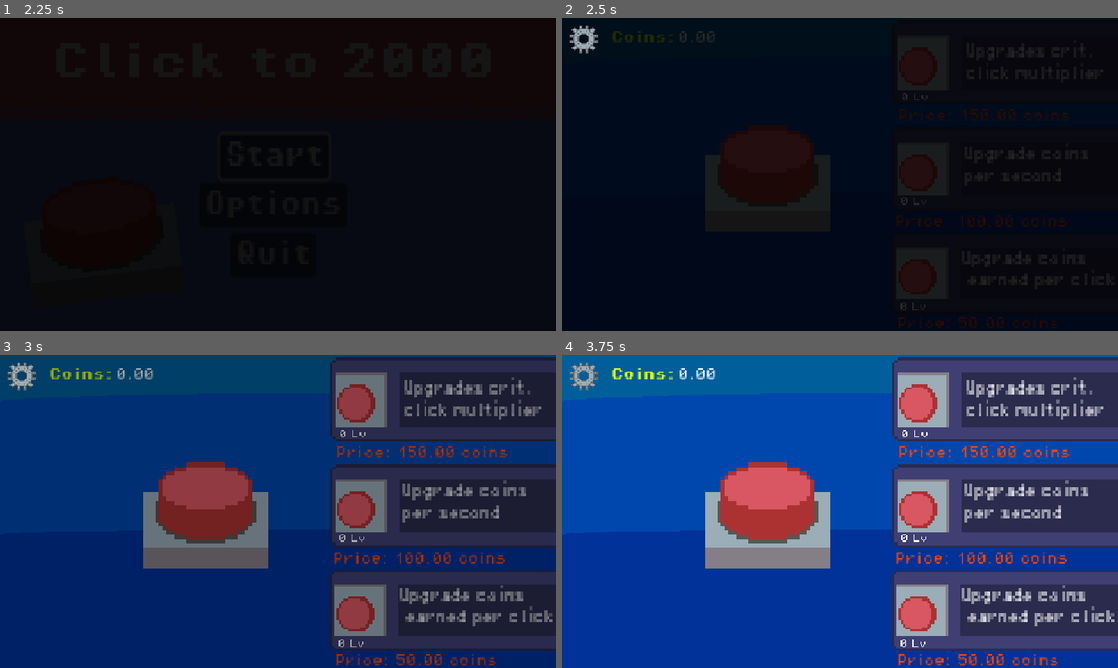
Above: before the commit, frames 1-4 (two rows, left to right).
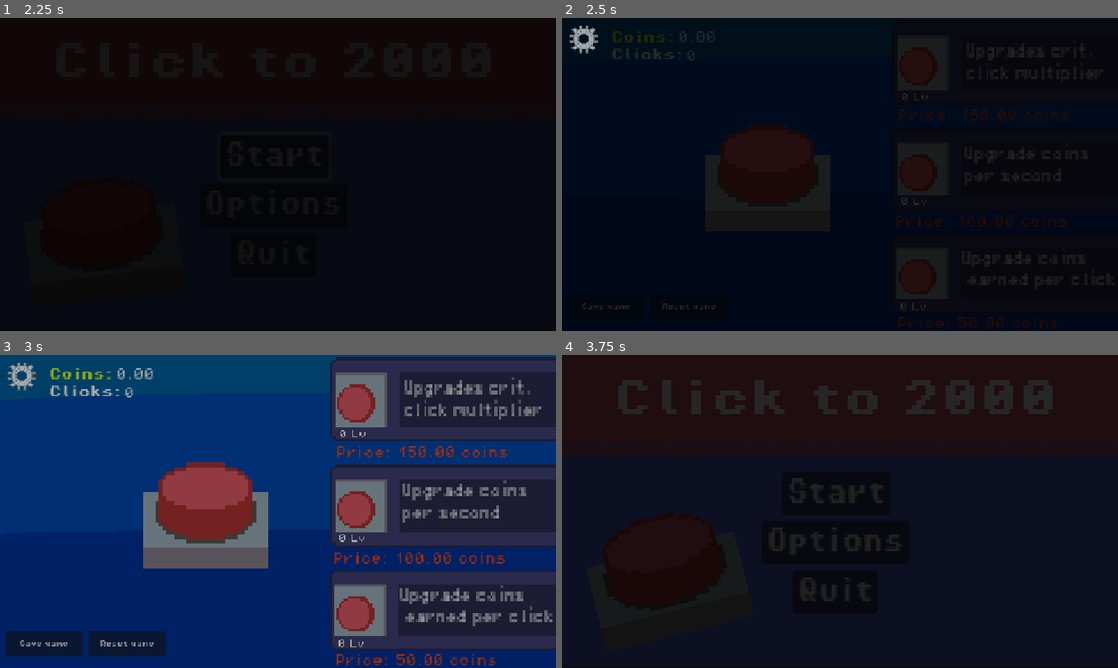
Above: after the commit, the same moments.

Repository: George101-dev/Click
Game: Godot game, scene res://main_menu.tscn
The game is run twice, just before and just after one commit, with the same random seed, the same clock (stepped at 60 frames per second) and the same inputs.
Inputs (mouse positions are in pixels of both pictures, inside the frame that each line leads up to):
- Up to frame 1 (2.25 s): click "Start" at 0.5 s; click "Start" at 1.25 s; click "Start" at 2 s
- Up to frame 2 (2.5 s): no input
- Up to frame 3 (3 s): click (44, 642) at 2.75 s, where only the run after the commit has a clickable "Save game"
- Up to frame 4 (3.75 s): click (689, 642) at 3.5 s, where only the run after the commit has a clickable "Reset game"

Frame 1 is identical in both runs. In frame 2, 0.2% of the frame differs, in the area x 3-28%, y 9-94%; in frame 3, 2.4%; in frame 4, 100%, in the area x 0-100%, y 0-100%.

Commit message:
SaveSystem

Diff:
--- a/button.gd
+++ b/button.gd
@@ -1,22 +1,52 @@
 extends Area2D
 
 var coins = 0.00
-var upgradeLevelClicks = 0
-var upgradeLevelCps = 0
-var upgradeLevelCrit = 0
+var upgradeLevelClicks : int = 0
+var upgradeLevelCps : int = 0
+var upgradeLevelCrit : int = 0
 var upgradeCostClicks = 50.00
 var upgradeCostCps = 100.00
 var upgradeCostCrit = 150.00
-var clicks = 0
+var clicks : int = 0
 var n = 1.00
 var critChance = 2.5
 var critMultiplier = 2.00
-var autoGenerates = 0
+var autoGenerates = 0.00
 var can_Click = true
 @export var popup_scene: PackedScene
 @export var milestone100_scene: PackedScene
 @export var milestone500_scene: PackedScene
 @export var milestone1000_scene: PackedScene
+
+
+
+func _ready() -> void:
+	var dict: Dictionary = SaveManager.load_game()
+	coins = dict["coins"]
+	upgradeLevelClicks = dict["upgradeLevelClicks"]
+	upgradeLevelCps = dict["upgradeLevelCps"]
+	upgradeLevelCrit = dict["upgradeLevelCrit"]
+	upgradeCostClicks = dict["upgradeCostClicks"]
+	upgradeCostCps = dict["upgradeCostCps"]
+	upgradeCostCrit = dict["upgradeCostCrit"]
+	clicks = dict["clicks"]
+	n = dict["n"]
+	critChance = dict["critChance"]
+	critMultiplier = dict["critMultiplier"]
+	autoGenerates = dict["autoGenerates"]
+	can_Click = dict["can_Click"]
+
+
+	$"../Label2".text = "%.2f" % coins
+	$"../Label10".text = str(clicks)
+	$"../Label4".text = str(upgradeLevelClicks) + " Lv"
+	$"../Label6".text = str(upgradeLevelCps) + " Lv"
+	$"../Label8".text = str(upgradeLevelCrit) + " Lv"
+
+
+	update_upgrade_label_clicks()
+	update_upgrade_lable_cps()
+	update_upgrade_label_crit()
 
 
 
@@ -69,6 +99,7 @@
 				spawn_popup(n, false)
 				$"../Label2".text = "%.2f" % coins
 			clicks += 1
+			$"../Label10".text = str(clicks)
 
 			update_upgrade_label_clicks()
 			update_upgrade_lable_cps()
@@ -136,11 +167,6 @@
 		$"../Label7".modulate = Color.ORANGE_RED
 
 
-func _ready() -> void:
-	update_upgrade_label_clicks()
-	update_upgrade_lable_cps()
-	update_upgrade_label_crit()
-
 
 # Upgrades the coins per second (CPS)
 func _on_cps_timer_timeout() -> void:
@@ -192,3 +218,20 @@
 		update_upgrade_label_clicks()
 	elif upgradeLevelCrit == 50:
 		print('Max level reached!')
+
+
+func _on_button_2_pressed() -> void:
+	SaveManager.save_game({"coins" : coins, "upgradeLevelClicks" : upgradeLevelClicks, "upgradeLevelCps" : upgradeLevelCps, "upgradeLevelCrit" : upgradeLevelCrit, "upgradeCostClicks" : upgradeCostClicks, "upgradeCostCps" : upgradeCostCps, "upgradeCostCrit" : upgradeCostCrit, "clicks" : clicks, "n" : n, "critChance" : critChance, "critMultiplier" : critMultiplier, "autoGenerates" : autoGenerates, "can_Click" : can_Click})
+
+
+func _on_button_3_pressed() -> void:
+	SaveManager.reset_data()
+	$"../Fade_transition".show()
+	$"../Fade_transition/Fade_Timer".start()
+	$"../Fade_transition/AnimationPlayer".play("fade_in")
+	get_tree().change_scene_to_file("res://main_menu.tscn")
+
+
+
+func _on_fade_timer_timeout() -> void:
+	get_tree().change_scene_to_file("res://main.tscn")
--- a/main.tscn
+++ b/main.tscn
@@ -95,8 +95,44 @@
 theme_override_font_sizes/font_size = 12
 text = "0 Lv"
 
+[node name="Label9" type="Label" parent="."]
+offset_left = 271.0
+offset_top = 92.0
+offset_right = 371.0
+offset_bottom = 115.0
+theme_override_fonts/font = ExtResource("2_h2yge")
+text = "Clicks:"
+
+[node name="Label10" type="Label" parent="."]
+offset_left = 374.0
+offset_top = 94.0
+offset_right = 414.0
+offset_bottom = 117.0
+theme_override_fonts/font = ExtResource("2_0xm2m")
+text = "0"
+
+[node name="Button2" type="Button" parent="."]
+offset_left = 210.0
+offset_top = 431.0
+offset_right = 429.0
+offset_bottom = 496.0
+scale = Vector2(0.48775, 0.535323)
+theme_override_fonts/font = ExtResource("2_h2yge")
+text = "Save game"
+
+[node name="Button3" type="Button" parent="."]
+offset_left = 325.0
+offset_top = 431.0
+offset_right = 544.0
+offset_bottom = 496.0
+scale = Vector2(0.48775, 0.535323)
+theme_override_fonts/font = ExtResource("2_h2yge")
+text = "Reset game"
+
 [node name="Fade_transition" parent="." instance=ExtResource("7_5vw27")]
 visible = false
+
+[node name="Fade_Timer" type="Timer" parent="Fade_transition"]
 
 [node name="TextureButton" parent="." instance=ExtResource("8_5vw27")]
 offset_left = 214.0
@@ -109,3 +145,7 @@
 stream = ExtResource("9_kek77")
 autoplay = true
 bus = &"Music"
+
+[connection signal="pressed" from="Button2" to="Button" method="_on_button_2_pressed"]
+[connection signal="pressed" from="Button3" to="Button" method="_on_button_3_pressed"]
+[connection signal="timeout" from="Fade_transition/Fade_Timer" to="Button" method="_on_fade_timer_timeout"]
--- a/project.godot
+++ b/project.godot
@@ -15,6 +15,10 @@
 config/features=PackedStringArray("4.4", "Forward Plus")
 config/icon="res://icon.svg"
 
+[autoload]
+
+SaveManager="*res://save_manager.gd"
+
 [display]
 
 window/size/mode=3
--- /dev/null
+++ b/save_manager.gd
@@ -0,0 +1,30 @@
+extends Node
+
+const save_file_name: String = "user://save_clickergame.json"
+const default_dictionary: Dictionary = {"coins": 0.00, "upgradeLevelClicks": 0, "upgradeLevelCps": 0, "upgradeLevelCrit": 0, "upgradeCostClicks": 50.00, "upgradeCostCps": 100.00, "upgradeCostCrit": 150.00, "clicks": 0, "n": 1.00, "critChance": 2.5, "critMultiplier": 2.00, "autoGenerates": 0.00, "can_Click": true}
+
+func save_game(data: Dictionary) -> void:
+	var save_file: FileAccess = FileAccess.open(save_file_name, FileAccess.WRITE)
+	var string_data: String = JSON.stringify(data)
+	save_file.store_line(string_data)
+	save_file.close()
+
+func load_game() -> Dictionary:
+	if FileAccess.file_exists(save_file_name):
+		var save_file: FileAccess = FileAccess.open(save_file_name, FileAccess.READ)
+		if save_file == null:
+			push_error("Error reading file!")
+			return default_dictionary
+
+		var json = JSON.new()
+
+		var string_data: String = save_file.get_line()
+		if json.parse(string_data) == OK:
+			var data: Dictionary = json.get_data()
+			save_file.close()
+			return data
+		push_error("Corrupted data!")
+	return default_dictionary
+
+func reset_data() -> void:
+	save_game(default_dictionary)
--- a/settingsMainGame.tscn
+++ b/settingsMainGame.tscn
@@ -29,10 +29,10 @@
 
 [node name="Button2" type="Button" parent="OptionsMenu"]
 layout_mode = 0
-offset_left = 243.872
-offset_top = 453.335
-offset_right = 491.872
-offset_bottom = 507.335
+offset_left = 238.04
+offset_top = 452.745
+offset_right = 486.04
+offset_bottom = 506.745
 theme_override_fonts/font = ExtResource("4_j1i7i")
 text = "Exit to main menu"
 
Not shown, added: save_manager.gd.uid
